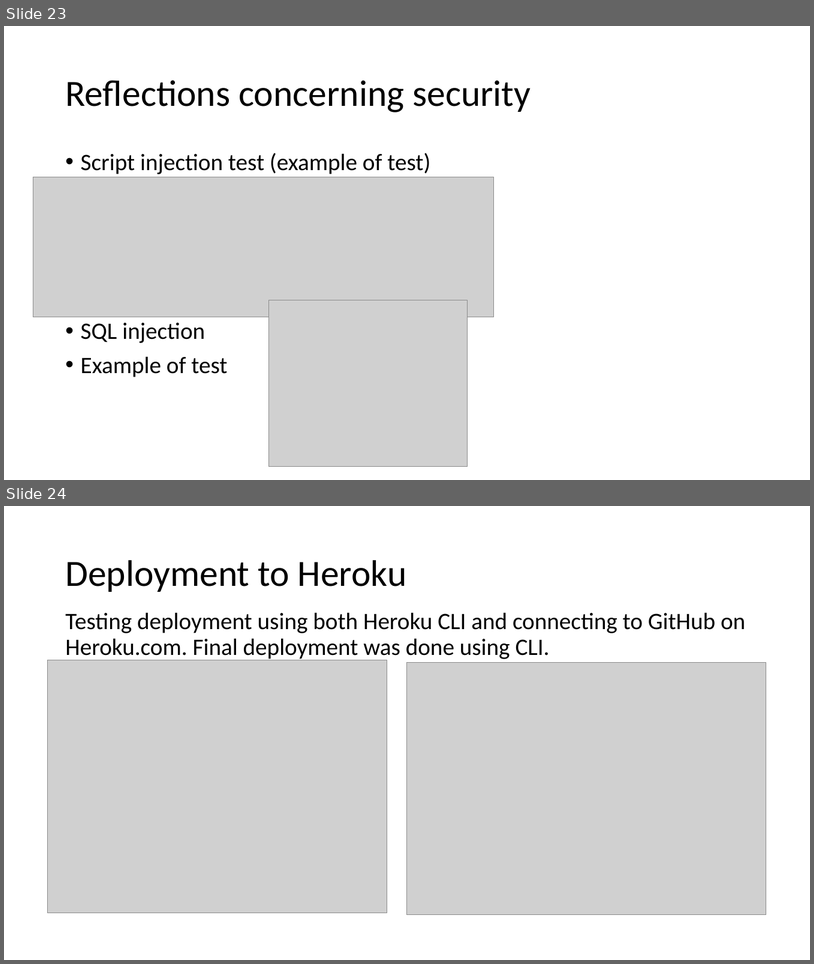
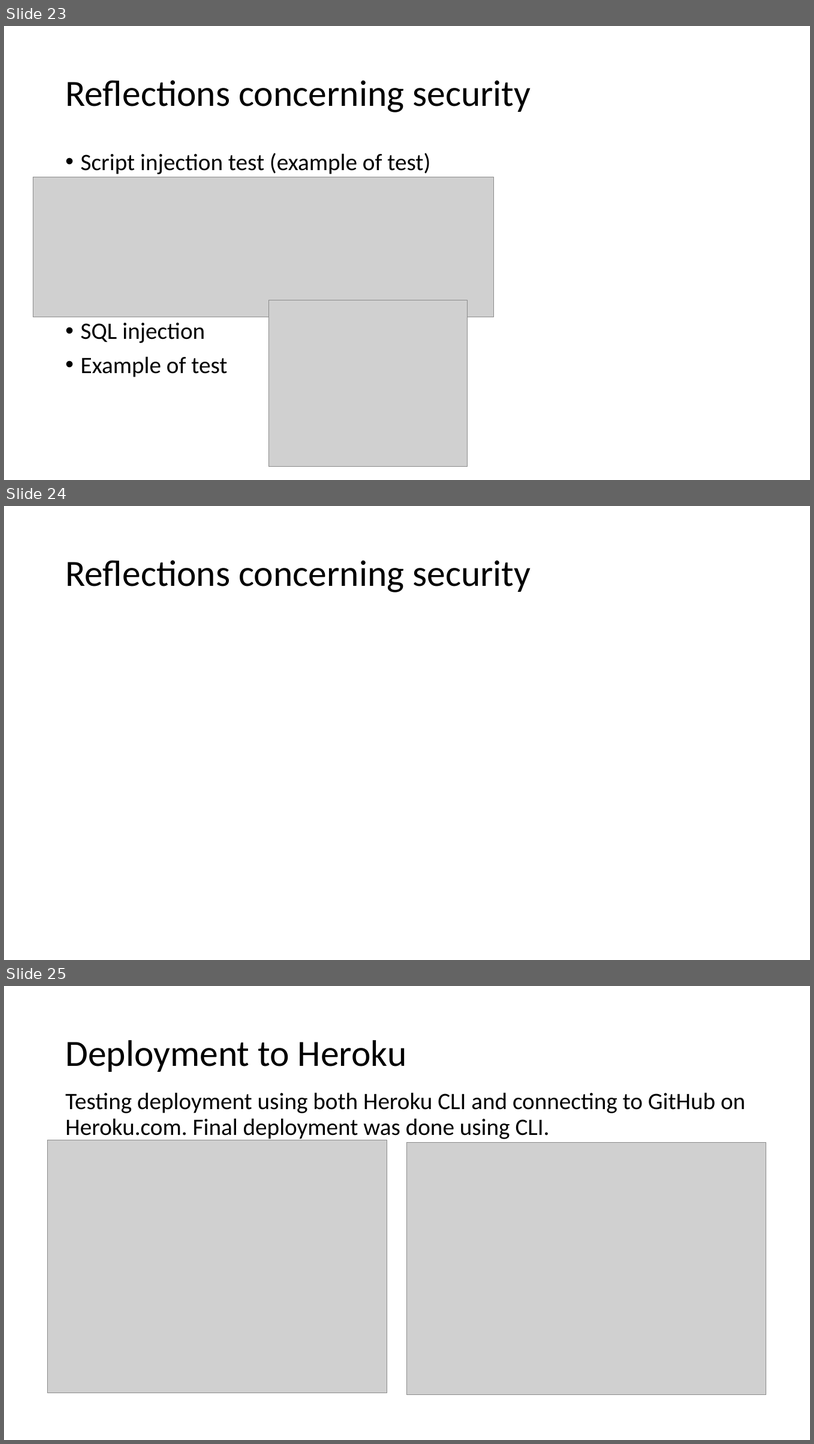
Before and after one commit to jkunnas58/dat250_netbank_fall_2020, a slide deck: Project_report_group_9.pptx. Shown one above the other, each under a label of ours: slides 23 and 24 before the commit, slides 23, 24 and 25 after it. The pictures are 814x964 and 814x1444 pixels, drawn with LibreOffice and Linux fonts; fonts in the diff are those of the drawing; grey boxes stand for pictures. Boxes give left, top, right and bottom in pixels: in the first picture for what was removed or moved away, otherwise in the second. Text is boxed around its words. In the diff, an @@ line names an element or a change of style, - is before the commit and + after.

```diff
--- a/Project_report_group_9.pptx
+++ b/Project_report_group_9.pptx
@@ slide 24 added at [4, 506, 810, 960], background #FFFFFF @@
@@ title added at [65, 560, 531, 592], 44 pt, text #000000 @@
+Reflections concerning security
@@ what was slide 24 is now slide 25 @@
```
Also in this commit, not shown: 3 slides changed.
